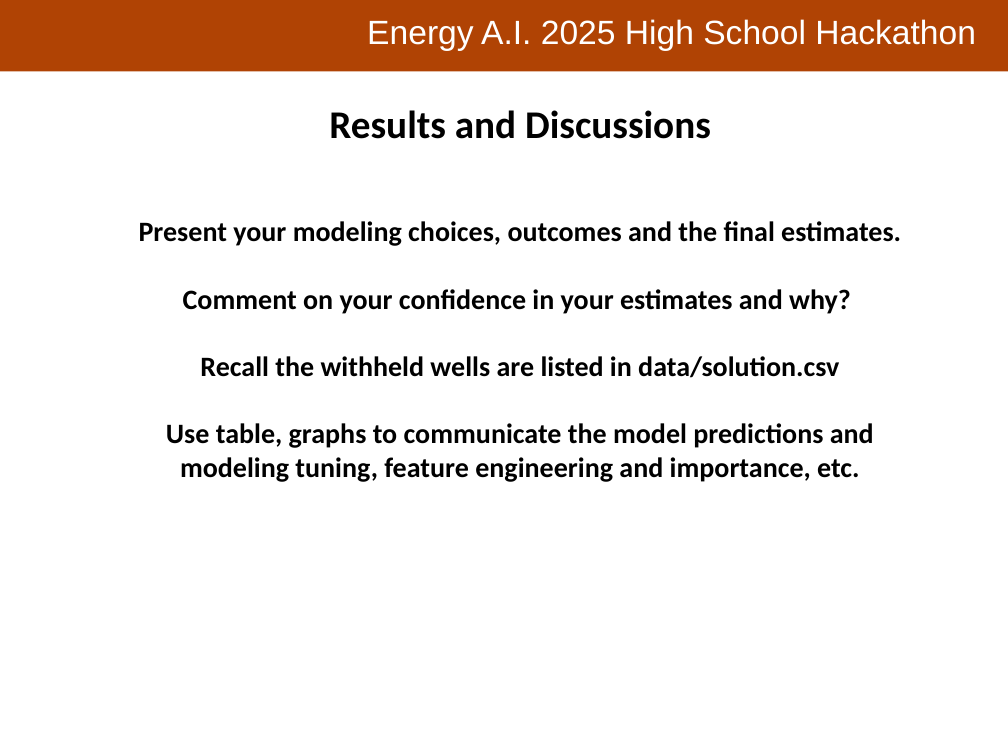
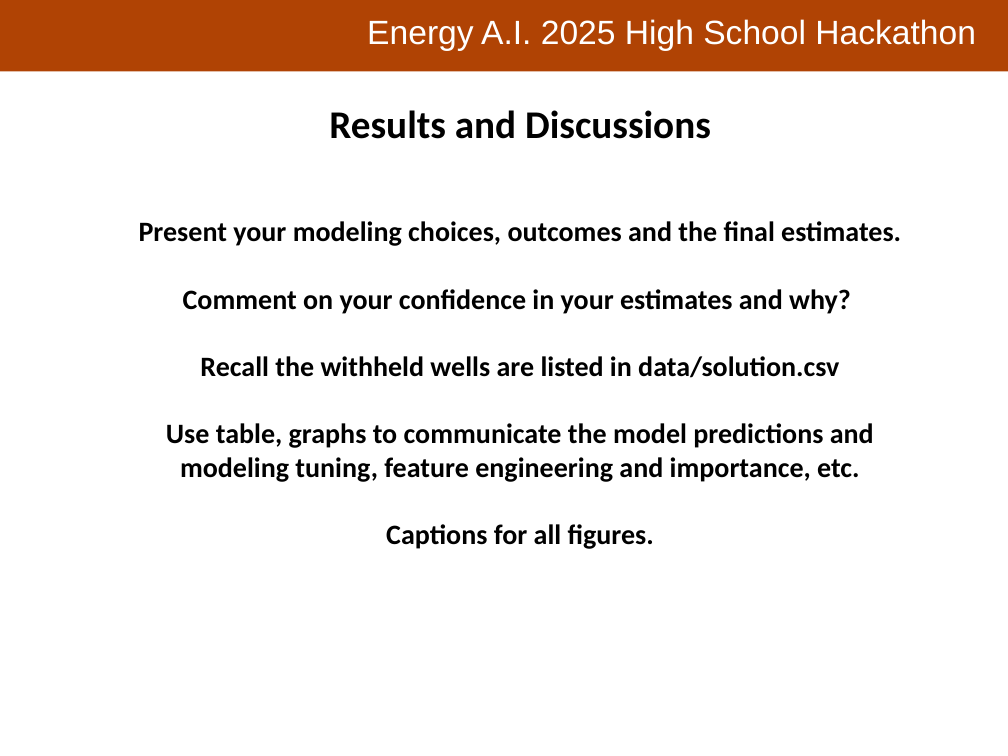
Before and after one commit to PGEHackathon/MITE, a slide deck: slide 6 of resources/Hackathon_PresentationTemplate.pptx (slide 5 before the commit). Drawn at 1008x756 pixels with LibreOffice and Linux fonts; fonts in the diff are those of the drawing; background and template pictures are left out. Boxes give left, top, right and bottom in pixels: in the first picture for what was removed or moved away, otherwise in the second. Text is boxed around its words. In the diff, an @@ line names an element or a change of style, - is before the commit and + after.

```diff
--- a/resources/Hackathon_PresentationTemplate.pptx
+++ b/resources/Hackathon_PresentationTemplate.pptx
@@ text at (386,524,654,549): paragraph added @@
+Captions for all figures.
```
Also in this commit, not shown: 3 other slides changed, 1 slide added.
